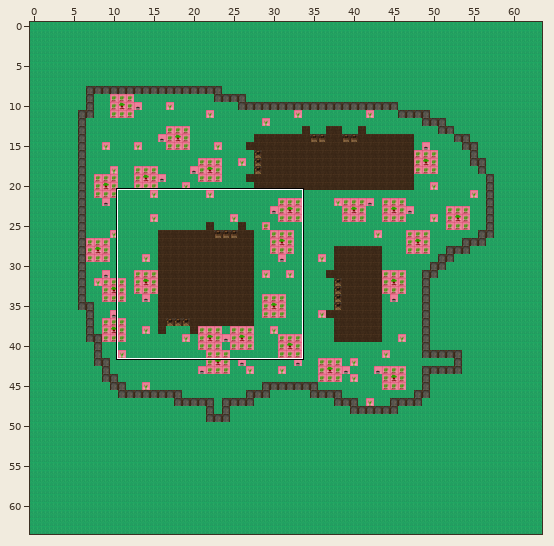
Tiled map: assets/tiled/mapFarm2.tmx. Above, an overview of the earlier version with the close-up marked.
Close-up. Before the edit:
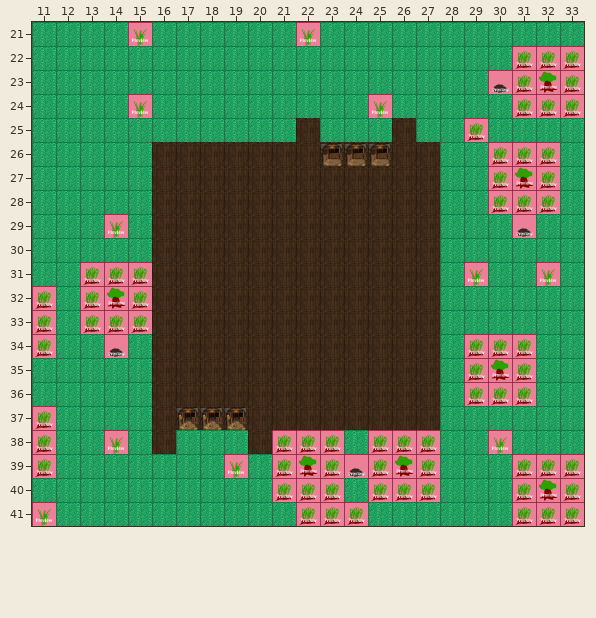
Cells are 64x64 px. Shown: x 11..33, y 21..41. The commit also changed other parts of the map, which this record leaves out. Tiles whose own drawing changed are shown in their newer look in all pictures.
The result:
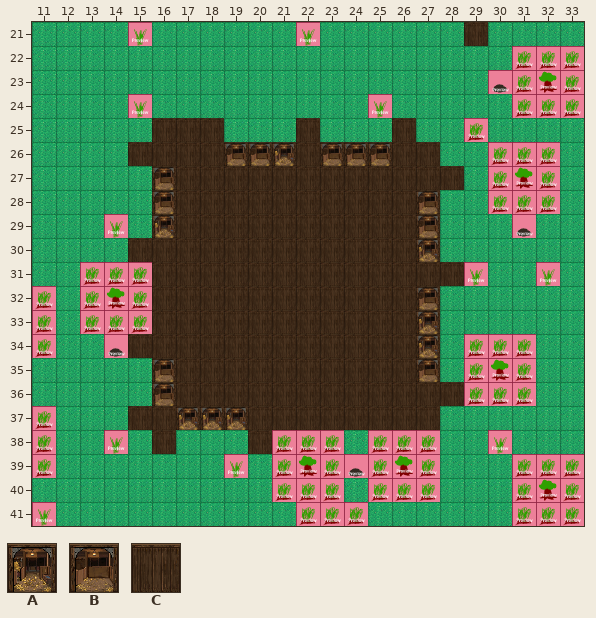
Key: from "tileset": A 16, B 17, C 24.
_ is an empty cell.
Diff:
Layer "walls":
Tile C gives way to tile A in row 26 at x 21; in row 29 at x 16; in row 30 at x 27; in rows 33 to 34 at x 27.
Tile C gives way to tile B in row 26 at x 19 to 20; in row 27 at x 16; in row 28 at x 16 and 27; in row 29 at x 27; in row 32 at x 27; in row 35 at x 16 and 27.
Tile C gives way to tile B in row 36 at x 16.
The edit adds tile C in row 21 at x 29; in row 25 at x 16 to 18; in row 26 at x 15; in row 27 at x 28; in row 30 at x 15; in row 31 at x 28.
The edit adds tile C in row 34 at x 15; in row 36 at x 28; in row 37 at x 15.
Boxes around the changes in both close-ups, in picture pixels (x1, y1, x2, y2):
added: (464, 22, 488, 46)
changed: (128, 118, 296, 262)
changed: (416, 166, 464, 406)
changed: (128, 334, 176, 430)
